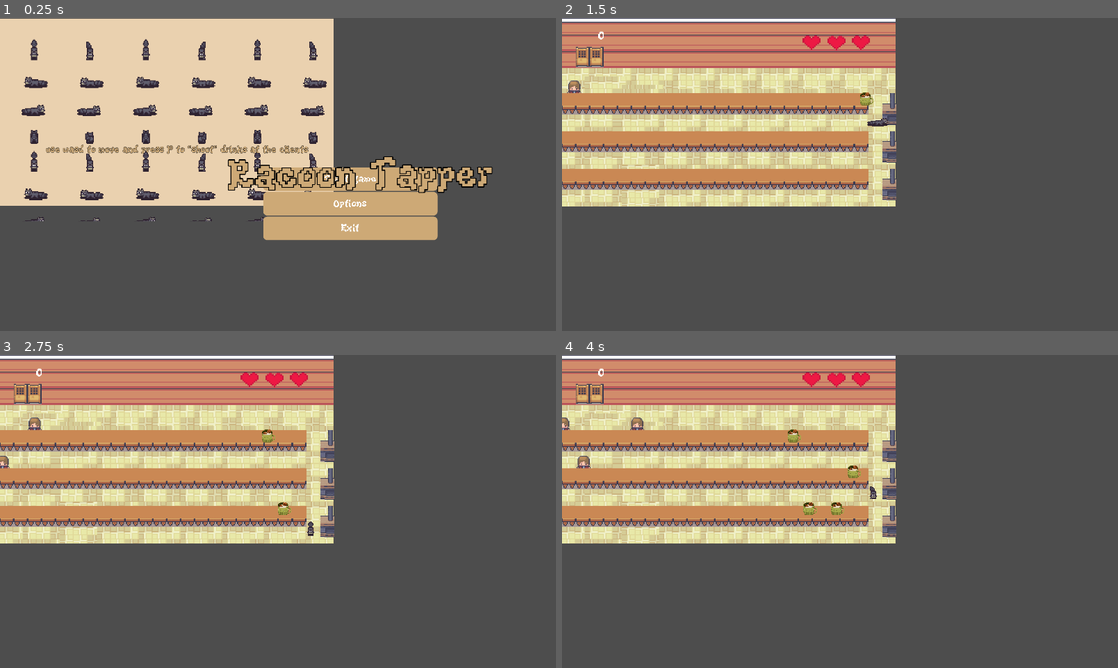
Above: before the commit, frames 1-4 (two rows, left to right).
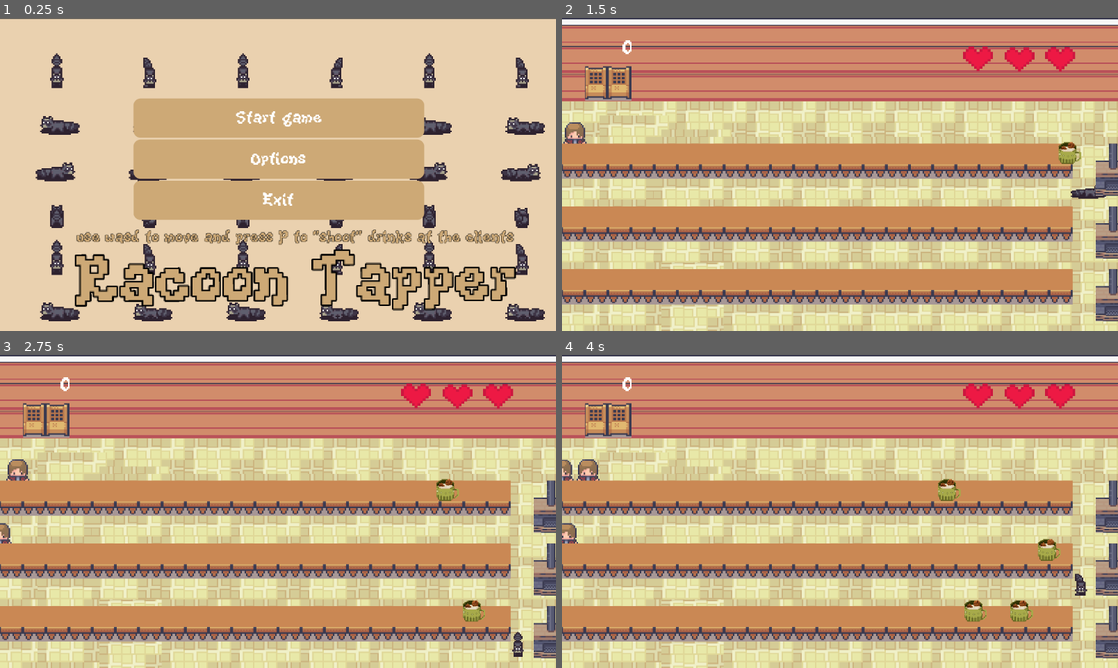
Above: after the commit, the same moments.

Repository: creampuffx/Racoon-Tapper
Game: Godot game, scene res://scenes/starting_screen.tscn
The game is run twice, just before and just after one commit, with the same random seed, the same clock (stepped at 60 frames per second) and the same inputs.
Inputs:
- Up to frame 1 (0.25 s): no input
- Up to frame 2 (1.5 s): click "Start game" at 0.5 s; tap Enter at 1.25 s; hold D (right) from 1.28 s (still down); tap P (put) at 1.35 s
- Up to frame 3 (2.75 s): release D (right) at 2.03 s; hold Down (down) from 2.03 s (still down); tap P (put) at 2.1 s
- Up to frame 4 (4 s): release Down (down) at 2.78 s; hold D (right) 2.78-3.53 s; tap P (put) at 2.85, 3.6 s; hold Up (up) from 3.53 s (still down)

The runs differ from the first frame. In frame 1, 73% of the frame differs, in the area x 0-100%, y 0-100%; in frame 2, 88%; in frame 3, 88%; in frame 4, 88%.

Commit message:
FIXED COLLECTING EMPTY DRINKS (finally)

Diff:
--- a/project.godot
+++ b/project.godot
@@ -21,8 +21,6 @@
 
 [display]
 
-window/size/viewport_width=1920
-window/size/viewport_height=1080
 window/size/mode=2
 window/size/initial_position=Vector2i(0, -2)
 window/stretch/mode="viewport"
@@ -39,6 +37,7 @@
 left_wall=""
 player=""
 clients=""
+"empty drink"=""
 
 [input]
 
--- a/scenes/beer.tscn
+++ b/scenes/beer.tscn
@@ -10,11 +10,11 @@
 size = Vector2(24.333332, 33.333336)
 
 [node name="beer" type="CharacterBody2D" groups=["drink-not-empty"]]
-z_index = 3
+z_index = 5
 scale = Vector2(3, 3)
 script = ExtResource("1_31xl2")
-initial_speed = 2000
-target_speed = 2000
+initial_speed = 400
+target_speed = 400
 lifespan = 20
 
 [node name="Sprite2D" type="Sprite2D" parent="."]
--- a/scenes/client.gd
+++ b/scenes/client.gd
@@ -7,7 +7,7 @@
 
 
 func _physics_process(delta: float) -> void:
-	velocity.x += speed * delta
+	velocity.x += speed * 1 * delta
 	move_and_slide()
 
 
--- a/scenes/client.tscn
+++ b/scenes/client.tscn
@@ -28,11 +28,12 @@
 height = 98.00001
 
 [node name="client" type="CharacterBody2D" groups=["clients"]]
+z_index = 2
 position = Vector2(97, 40)
 collision_layer = 4
 collision_mask = 2
 script = ExtResource("1_1t5vp")
-speed = 40
+speed = 5
 
 [node name="AnimatedSprite2D" type="AnimatedSprite2D" parent="."]
 position = Vector2(0, -40)
--- a/scenes/empty_beer.gd
+++ b/scenes/empty_beer.gd
@@ -11,6 +11,3 @@
 func _on_area_2d_area_entered(area):
 	if area.is_in_group("walls"):
 		queue_free()
-	if area.is_in_group("player"):
-		print ("collected")
-		queue_free()
--- a/scenes/empty_beer.tscn
+++ b/scenes/empty_beer.tscn
@@ -1,7 +1,8 @@
-[gd_scene load_steps=5 format=3 uid="uid://bsqqwuij0i8co"]
+[gd_scene load_steps=6 format=3 uid="uid://bsqqwuij0i8co"]
 
 [ext_resource type="Texture2D" uid="uid://cmdf0fusftubx" path="res://assets/Empty cup 2.png" id="1_2geu6"]
 [ext_resource type="Script" uid="uid://c1jry88qxsqhf" path="res://scenes/empty_beer.gd" id="1_3f2jf"]
+[ext_resource type="AudioStream" uid="uid://d30pnauwfbyvk" path="res://assets/glass-bottle-breaking-351297.mp3" id="3_wyb4x"]
 
 [sub_resource type="RectangleShape2D" id="RectangleShape2D_3f2jf"]
 size = Vector2(29, 27)
@@ -9,13 +10,13 @@
 [sub_resource type="RectangleShape2D" id="RectangleShape2D_wyb4x"]
 size = Vector2(35.107597, 31.221094)
 
-[node name="empty beer" type="CharacterBody2D"]
-z_index = 2
-scale = Vector2(1.8877169, 1.8156413)
+[node name="empty beer" type="CharacterBody2D" groups=["empty drink"]]
+z_index = 4
+scale = Vector2(1.3968672, 1.3394935)
 collision_layer = 32
 collision_mask = 64
 script = ExtResource("1_3f2jf")
-lifespan = 12
+lifespan = 20
 
 [node name="Sprite2D" type="Sprite2D" parent="."]
 scale = Vector2(1.4938165, 1.6582488)
@@ -26,14 +27,16 @@
 scale = Vector2(1.4938165, 1.6582488)
 shape = SubResource("RectangleShape2D_3f2jf")
 
-[node name="Area2D" type="Area2D" parent="."]
+[node name="Area2D" type="Area2D" parent="." groups=["empty drink"]]
 scale = Vector2(1.4938165, 1.6582488)
 collision_layer = 32
 collision_mask = 64
-priority = 1
 
 [node name="CollisionShape2D" type="CollisionShape2D" parent="Area2D"]
 position = Vector2(-1.5957998, -0.332139)
 shape = SubResource("RectangleShape2D_wyb4x")
 
+[node name="glassbreak" type="AudioStreamPlayer" parent="."]
+stream = ExtResource("3_wyb4x")
+
 [connection signal="area_entered" from="Area2D" to="." method="_on_area_2d_area_entered"]
--- a/scenes/game over.tscn
+++ b/scenes/game over.tscn
@@ -153,6 +153,8 @@
 corner_radius_top_right = 16
 corner_radius_bottom_right = 16
 corner_radius_bottom_left = 16
+
+[sub_resource type="MeshTexture" id="MeshTexture_vpbcb"]
 
 [node name="Control" type="Control"]
 layout_mode = 3
@@ -179,13 +181,13 @@
 anchor_top = 0.5
 anchor_right = 0.5
 anchor_bottom = 0.5
-offset_left = -671.0
-offset_top = 16.0
-offset_right = -473.99997
-offset_bottom = 58.0
-grow_horizontal = 2
-grow_vertical = 2
-scale = Vector2(3.3863173, 4.3850365)
+offset_left = -491.0
+offset_top = -1.0
+offset_right = -314.1117
+offset_bottom = 41.0
+grow_horizontal = 2
+grow_vertical = 2
+scale = Vector2(2.6074624, 3.1005518)
 size_flags_vertical = 3
 theme = SubResource("Theme_hnr1f")
 theme_override_colors/font_color = Color(1, 1, 1, 1)
@@ -213,10 +215,10 @@
 anchor_top = 0.5
 anchor_right = 0.5
 anchor_bottom = 0.5
-offset_left = -875.9999
-offset_top = -412.0
-offset_right = -50.999878
-offset_bottom = -155.8551
+offset_left = -887.00006
+offset_top = -266.0
+offset_right = -62.00006
+offset_bottom = -100.0
 grow_horizontal = 2
 grow_vertical = 2
 rotation = -0.0022131763
@@ -225,7 +227,7 @@
 theme_override_colors/font_color = Color(0.8039216, 0.6627451, 0.4627451, 1)
 theme_override_colors/font_shadow_color = Color(0, 0, 0, 0)
 theme_override_colors/font_outline_color = Color(0, 0, 0, 1)
-theme_override_font_sizes/font_size = 165
+theme_override_font_sizes/font_size = 98
 text = "GAME OVER"
 horizontal_alignment = 1
 vertical_alignment = 1
@@ -233,10 +235,10 @@
 [node name="score" type="Label" parent="."]
 layout_mode = 1
 anchors_preset = -1
-anchor_left = 0.35984364
-anchor_top = 0.69452655
-anchor_right = 0.35984364
-anchor_bottom = 0.69452655
+anchor_left = 0.23602414
+anchor_top = 0.63902575
+anchor_right = 0.23602417
+anchor_bottom = 0.63902575
 offset_left = 50.1002
 offset_top = 39.91131
 offset_right = 494.99
@@ -245,8 +247,6 @@
 theme_override_colors/font_outline_color = Color(0, 0, 0, 1)
 theme_override_fonts/font = ExtResource("1_y1imj")
 theme_override_font_sizes/font_size = 100
-text = "
-"
 horizontal_alignment = 1
 vertical_alignment = 1
 script = ExtResource("3_vpbcb")
@@ -255,11 +255,11 @@
 [node name="Button2" type="Button" parent="."]
 clip_contents = true
 layout_mode = 0
-offset_left = 1063.0
-offset_top = 556.00006
-offset_right = 1182.5256
-offset_bottom = 626.8261
-scale = Vector2(3.9692016, 2.451941)
+offset_left = 606.0
+offset_top = 323.0
+offset_right = 725.52563
+offset_bottom = 376.42703
+scale = Vector2(3.6601057, 2.451941)
 size_flags_vertical = 3
 theme_override_colors/font_color = Color(1, 1, 1, 1)
 theme_override_constants/outline_size = 0
@@ -276,6 +276,7 @@
 theme_override_styles/disabled = SubResource("StyleBoxFlat_6kvst")
 theme_override_styles/disabled_mirrored = SubResource("StyleBoxFlat_bwjhm")
 text = "exit"
+icon = SubResource("MeshTexture_vpbcb")
 
 [connection signal="pressed" from="Button" to="." method="_on_button_pressed"]
 [connection signal="pressed" from="Button2" to="." method="_on_button_2_pressed"]
--- a/scenes/level 1.tscn
+++ b/scenes/level 1.tscn
@@ -3399,7 +3399,7 @@
 slide_on_ceiling = false
 
 [node name="Layer1" type="TileMapLayer" parent="."]
-z_index = 1
+z_index = 3
 use_parent_material = true
 scale = Vector2(2, 2)
 tile_map_data = PackedByteArray("AAATAAYAAQACAAsAAAASAAYAAQACAAsAAAARAAYAAQACAAsAAAAQAAYAAQACAAsAAAAPAAYAAQACAAsAAAAOAA …(2240 unchanged characters)…
@@ -3443,7 +3443,9 @@
 [node name="Marker2D" type="Marker2D" parent="player"]
 position = Vector2(-32, -76)
 
-[node name="collect" type="Area2D" parent="player"]
+[node name="collect" type="Area2D" parent="player" groups=["player"]]
+collision_layer = 64
+collision_mask = 32
 
 [node name="CollisionShape2D" type="CollisionShape2D" parent="player/collect"]
 position = Vector2(5.5, -31.75)
@@ -3547,6 +3549,6 @@
 stream = ExtResource("13_hc45n")
 
 [connection signal="timeout" from="Spawn/Timer" to="Spawn" method="_on_timer_timeout"]
-[connection signal="area_entered" from="player/collect" to="." method="_on_collect_area_entered"]
+[connection signal="body_entered" from="player/collect" to="." method="_on_collect_body_entered"]
 [connection signal="area_entered" from="wall" to="." method="_on_wall_area_entered"]
 [connection signal="area_entered" from="wall" to="client" method="_on_wall_area_entered"]
--- a/scenes/level_1.gd
+++ b/scenes/level_1.gd
@@ -19,17 +19,19 @@
 			$player.global_position = $tep2.global_position
 		else: $player.global_position = $tep3.global_position
 
-
-
-
-
-
 func _physics_process(delta):
 	get_input()
-
-
 
 func _on_wall_area_entered(area: Area2D) -> void:
 	if area.is_in_group("clients"):
 		$glass_break.play()
 		Global.break_life(1)
+	if area.is_in_group("empty drink"):
+		$glass_break.play()
+		Global.break_life(1)
+
+
+func _on_collect_body_entered(body: Node2D) -> void:
+	if body.is_in_group("empty drink"):
+		Global.add_score(50)
+		body.queue_free()
--- a/scenes/player.gd
+++ b/scenes/player.gd
@@ -37,8 +37,3 @@
 		b = bullet.instantiate()
 		get_parent().add_child(b)
 		b.global_position = $Marker2D.global_position
-
-
-
-func _on_collect_body_entered(body):
-	body.queue_free()
--- a/scenes/player.tscn
+++ b/scenes/player.tscn
@@ -129,9 +129,11 @@
 height = 25.992935
 
 [sub_resource type="RectangleShape2D" id="RectangleShape2D_g2els"]
-size = Vector2(93, 147)
+size = Vector2(91, 148.5)
 
-[node name="player" type="CharacterBody2D"]
+[node name="player" type="CharacterBody2D" groups=["elemengts"]]
+z_index = 2
+scale = Vector2(1.9088299, 1.7784854)
 script = ExtResource("1_g2els")
 
 [node name="AnimatedSprite2D" type="AnimatedSprite2D" parent="."]
@@ -150,11 +152,10 @@
 [node name="Marker2D" type="Marker2D" parent="."]
 position = Vector2(-32, -76)
 
-[node name="Area2D" type="Area2D" parent="." groups=["player"]]
+[node name="collect" type="Area2D" parent="." groups=["player"]]
 collision_layer = 64
 collision_mask = 32
-priority = 1
 
-[node name="CollisionShape2D" type="CollisionShape2D" parent="Area2D" groups=["player"]]
-position = Vector2(0.5, -32.5)
+[node name="CollisionShape2D" type="CollisionShape2D" parent="collect"]
+position = Vector2(5.5, -31.75)
 shape = SubResource("RectangleShape2D_g2els")
Not shown: 1 places in scenes/game over.tscn that only renumber resources
